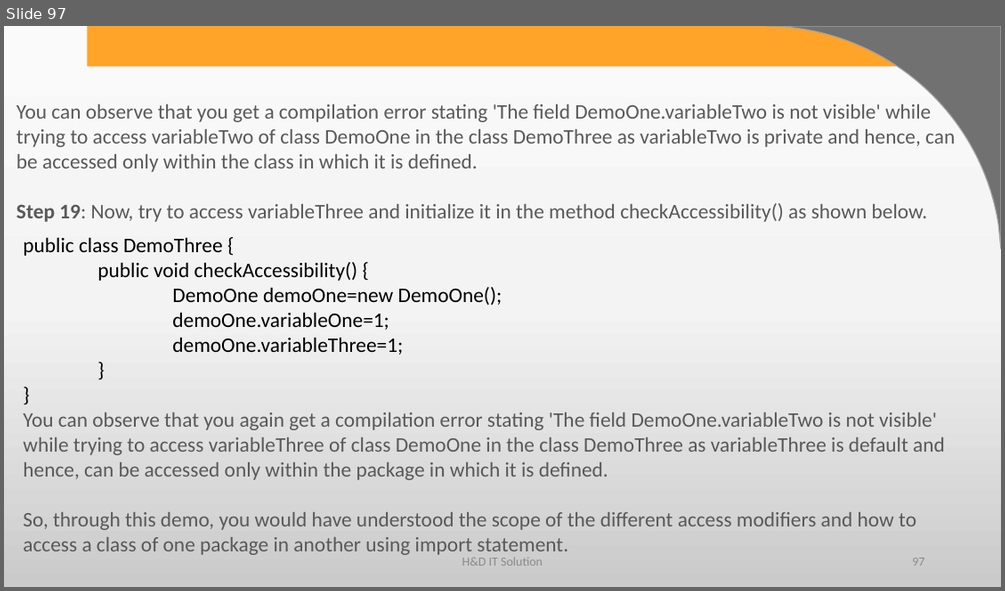
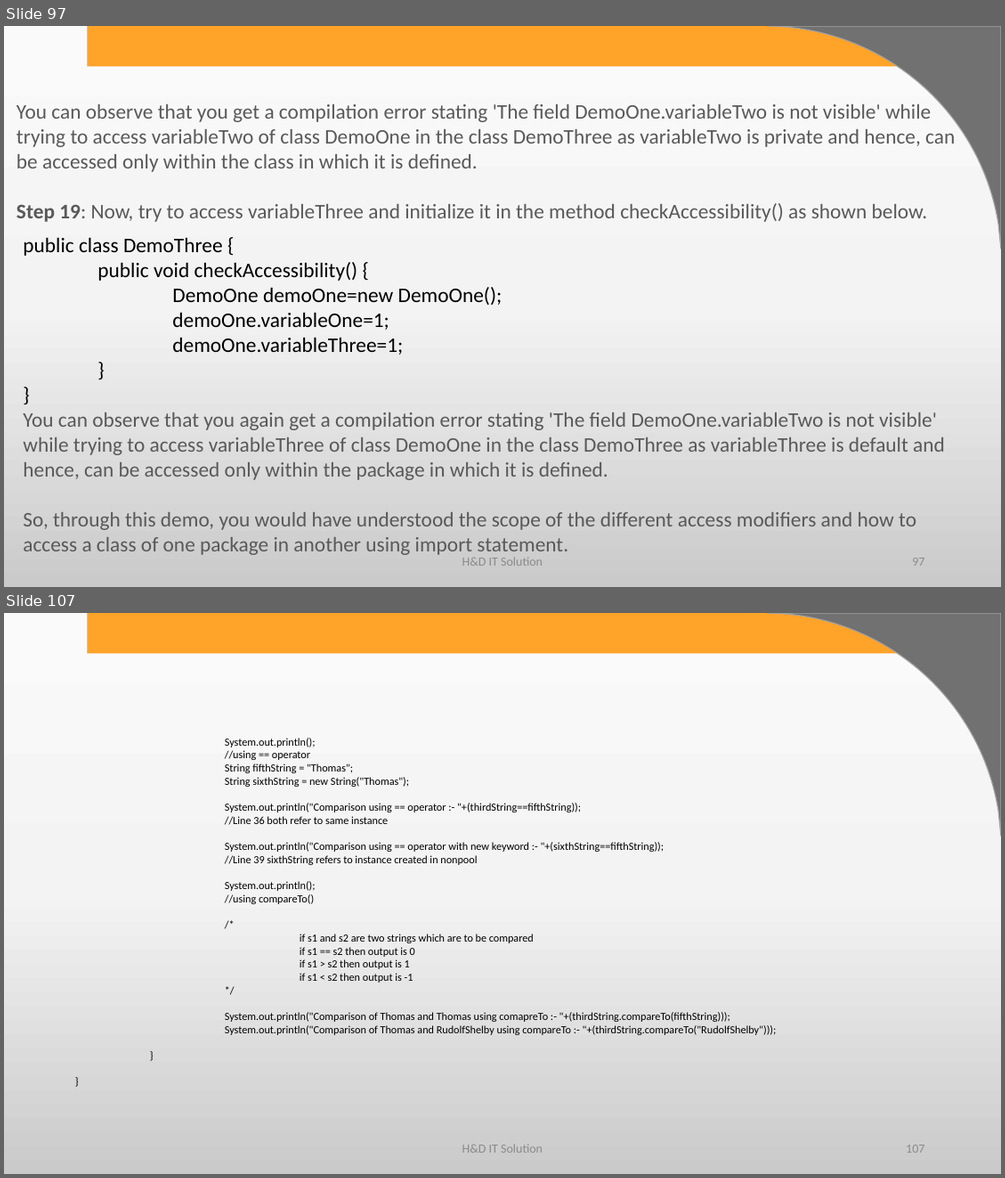
Before and after one commit to harshadasawant/infinite_code, a slide deck: ppt/JAVA syllabus.pptx. Shown one above the other, each under a label of ours: slide 97 before the commit, slides 97 and 107 after it; the slides between them are not shown. The pictures are 1005x591 and 1005x1178 pixels, drawn with LibreOffice and Linux fonts; fonts in the diff are those of the drawing; background and template pictures are left out. Boxes give left, top, right and bottom in pixels: in the first picture for what was removed or moved away, otherwise in the second. Text is boxed around its words. In the diff, an @@ line names an element or a change of style, - is before the commit and + after.

```diff
--- a/ppt/JAVA syllabus.pptx
+++ b/ppt/JAVA syllabus.pptx
@@ slide 107 added at (x1=4, y1=613, x2=1001, y2=1174), background gradient #FBFBFB to #F4F4F4 to #CBCBCB; not listed: 2 template elements that a slide beside it also shows @@
@@ text added at (x1=225, y1=738, x2=777, y2=1035), 10.5 pt, text #000000 @@
+System.out.println();
+//using == operator
+String fifthString = "Thomas";
+String sixthString = new String("Thomas");
+System.out.println("Comparison using == operator :- "+(thirdString==fifthString));
+//Line 36 both refer to same instance
+System.out.println("Comparison using == operator with new keyword :- "+(sixthString==fifthString));
+//Line 39 sixthString refers to instance created in nonpool
+System.out.println();
+//using compareTo()
+/*
+if s1 and s2 are two strings which are to be compared
+if s1 == s2 then output is 0
+if s1 > s2 then output is 1
+if s1 < s2 then output is -1
+*/
+System.out.println("Comparison of Thomas and Thomas using comapreTo :- "+(thirdString.compareTo(fifthString)));
+System.out.println("Comparison of Thomas and RudolfShelby using compareTo :- "+(thirdString.compareTo("RudolfShelby")));
+}
+}
@@ text added at (x1=462, y1=1143, x2=542, y2=1152), 12 pt, text #8C8C8C @@
+H&D IT Solution
@@ page number added at (x1=906, y1=1144, x2=924, y2=1152), 12 pt, text #8C8C8C @@
+107
```
Also in this commit, not shown: 5 slides changed, 52 other slides added, 8 other files.
